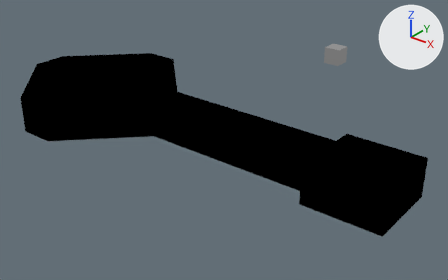
What one commit did to the Blender file assets/scenes/scene.blend.
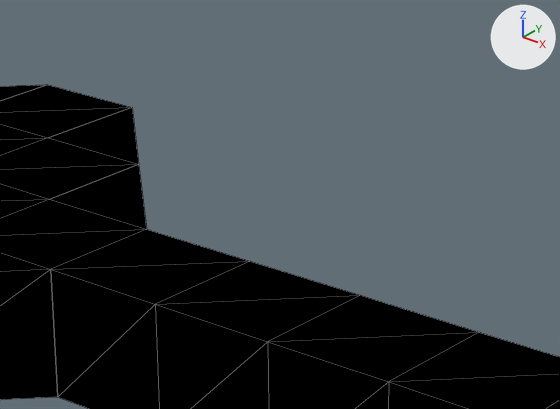
Each version is shown whole from a camera (50 mm lens) standing at (25.4, -56.4, 36.6) and looking at (-20.1, 0.5, 1.3), then close up on the part from 31% to 64% of the width and 11% to 50% of the height. Arrows for +X, +Y and +Z are at upper right; the lights stay in place. The close-ups show mesh edges as thin lines.

The first close-up shows 'DiagonalCeiling.001', 'DiagonalCeiling.002', 'DiagonalCeiling.003', 'DiagonalCeiling.004', 'DiagonalWall.001', 'StraightCeiling.004', 'StraightCeiling.005', 'StraightCeiling.006', 'StraightCeiling.007', 'StraightCeiling.008', 'StraightCeiling.009', 'StraightCeiling.011', 'StraightCeiling.012', 'StraightCeiling.013', 'StraightCeiling.014', 'StraightWall.005', 'StraightWall.006', 'StraightWall.007', 'StraightWall.017'.
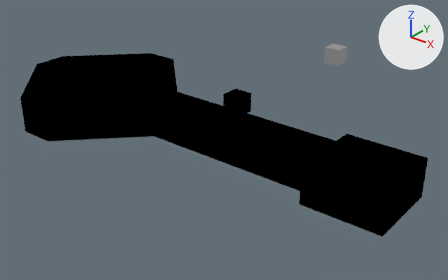
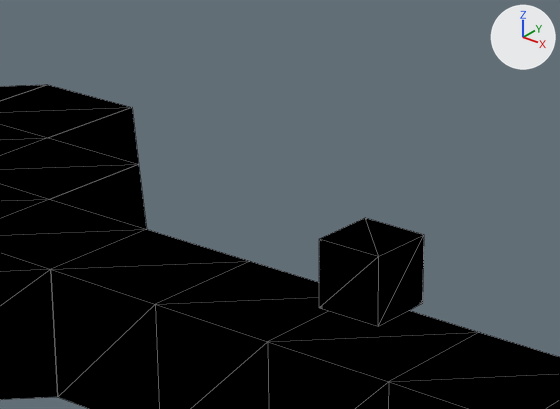
Diff of the bpy script that builds the scene:
```diff
--- a/assets/scenes/scene.blend.py
+++ b/assets/scenes/scene.blend.py
@@ ng_uber @@
 ng_uber = bpy.data.node_groups.new('Uber', 'ShaderNodeTree')
-# nodes: BsdfAnisotropic, Bump, EeveeSpecular, Group x3, Math x15, MixShader, NewGeometry, NormalMap, SeparateColor x3, VectorMath x6
-# colours: white #ffffff, blue #bcbcff
+# nodes: BsdfAnisotropic, BsdfRefraction, Bump, EeveeSpecular, Group x3, Math x15, MixShader x2, NewGeometry, NormalMap, SeparateColor x3, VectorMath x6
+# colours: white #ffffff, blue #bcbcff, white #e7e7e7
@@ mat_refractivecubematerial @@
+mat_refractivecubematerial = bpy.data.materials.new('RefractiveCubeMaterial')
+# nodes: Group, OutputMaterial
+# colours: red #ff0300, white #ffffff, black #000000, blue #bcbcff
@@ me_cube_002 @@
 me_cube_002.from_pydata(...)  # 8 vertices, 6 faces; spans x -1.0..1.0, y -1.0..1.0, z -1.0..1.0
+me_cube_002.materials.append(mat_refractivecubematerial)
@@ ob_refractivecube @@
 ob_refractivecube.location = (-10.0, -10.0, 12.5)
-ob_refractivecube.hide_set(True)
+_m = ob_refractivecube.modifiers.new('Triangulate', 'TRIANGULATE')
```

Boxes [x1, y1, x2, y2] around the edits, measured in the close-ups (560 x 409 px):
'RefractiveCube', shown
    after: [319, 218, 424, 326]
